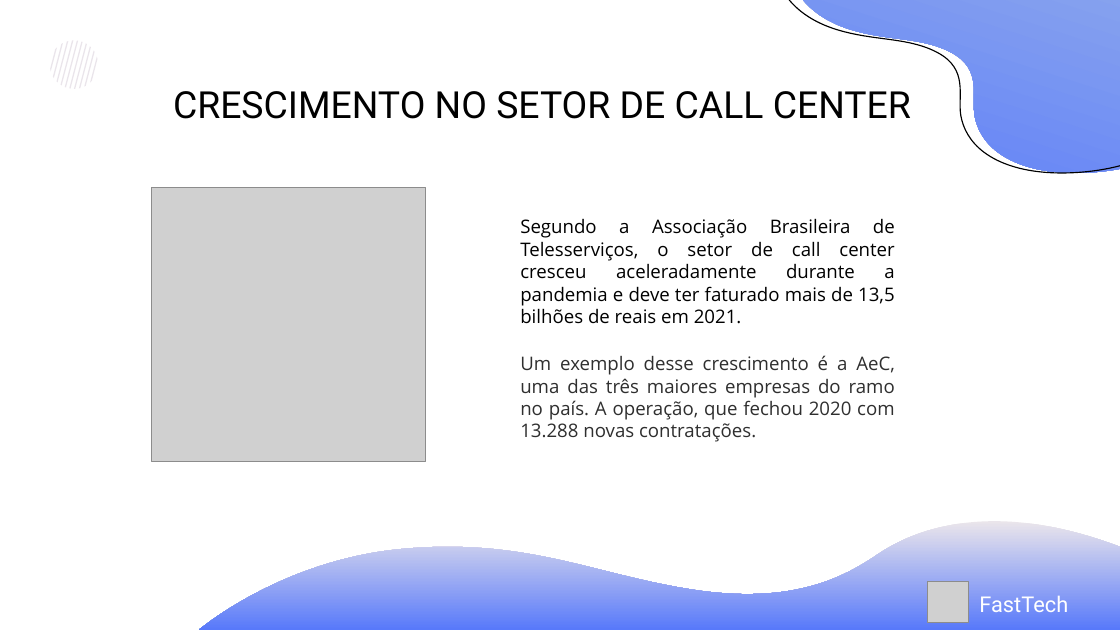
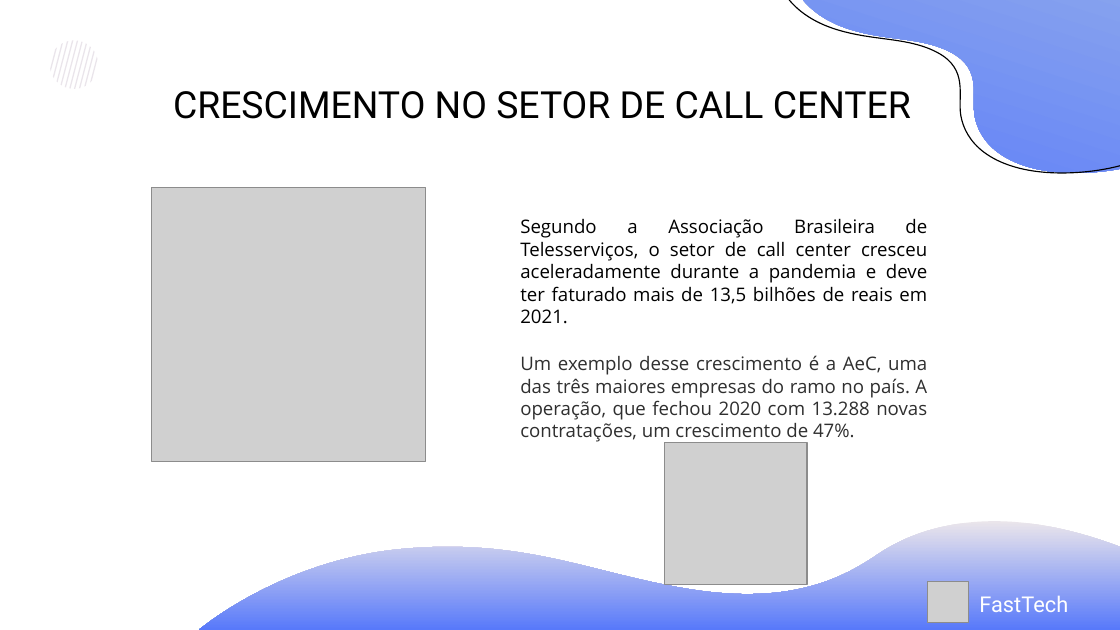
Before and after one commit to Grupo-1-adsa/Grupo-1-adsa, a slide deck: slide 3 of Documentação/PPT/Sprint 3 - Apresentação.pptx. Drawn at 1120x630 pixels with LibreOffice and Linux fonts; fonts in the diff are those of the drawing; grey boxes stand for pictures. Boxes give left, top, right and bottom in pixels: in the first picture for what was removed or moved away, otherwise in the second. Text is boxed around its words. In the diff, an @@ line names an element or a change of style, - is before the commit and + after.

Commit message:
Att ppt

```diff
--- a/Documentação/PPT/Sprint 3 - Apresentação.pptx
+++ b/Documentação/PPT/Sprint 3 - Apresentação.pptx
@@ subtitle at <box>520,355,927,443</box>: text changed @@
-Um exemplo desse crescimento é a AeC, uma das três maiores empresas do ramo no país. A operação, que fechou 2020 com 13.288 novas contratações.
+Um exemplo desse crescimento é a AeC, uma das três maiores empresas do ramo no país. A operação, que fechou 2020 com 13.288 novas contratações, um crescimento de 47%.
@@ picture added at <box>665,442,808,585</box> @@
```
